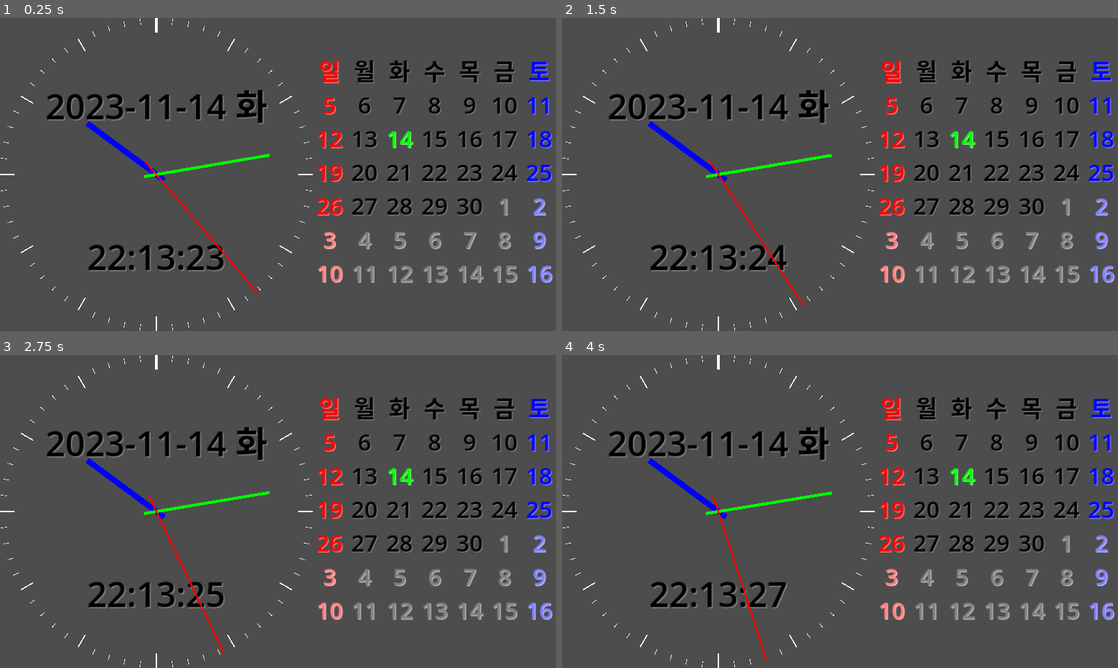
Above: before the commit, frames 1-4 (two rows, left to right).
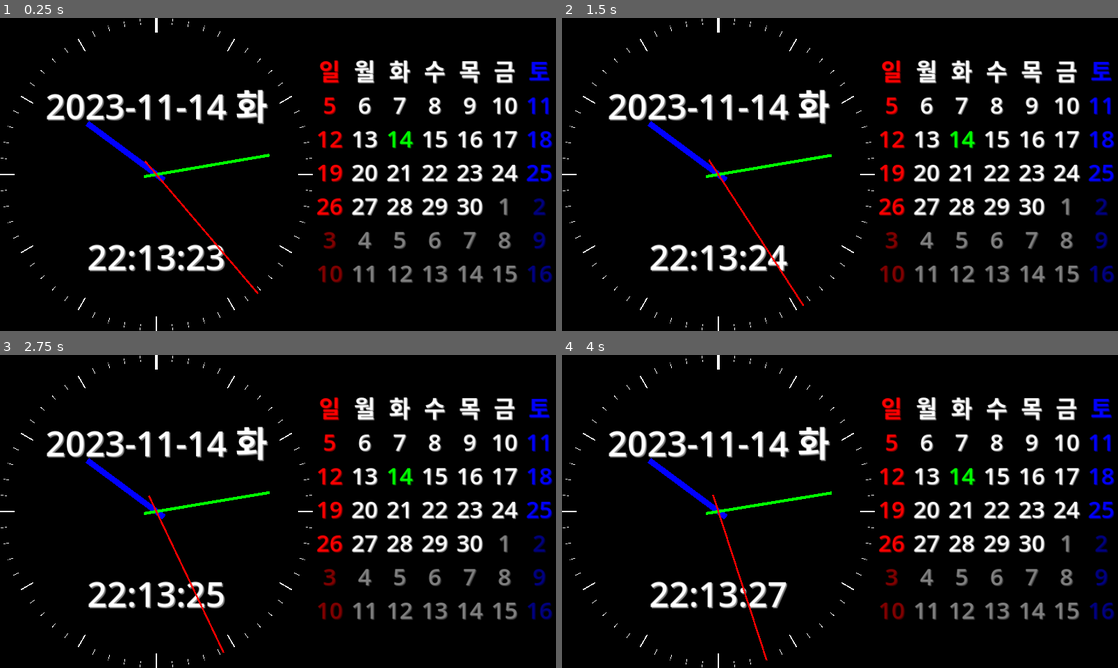
Above: after the commit, the same moments.

Repository: kasworld/gd4analogclockcal
Game: Godot game, scene res://main.tscn
The game is run twice, just before and just after one commit, with the same random seed, the same clock (stepped at 60 frames per second) and the same inputs.
Inputs:
- Up to frame 1 (0.25 s): no input
- Up to frame 2 (1.5 s): no input
- Up to frame 3 (2.75 s): no input
- Up to frame 4 (4 s): no input

The runs differ from the first frame. In frame 1, 97% of the frame differs, in the area x 0-100%, y 0-100%; in frame 2, 97%; in frame 3, 97%; in frame 4, 97%.

Commit message:
use autoload, change color

Diff:
--- a/calendar.gd
+++ b/calendar.gd
@@ -9,35 +9,18 @@
 func _process(delta: float) -> void:
 	pass
 
-const weekdaystring = ["일","월","화","수","목","금","토"]
-const weekdayColorList = [
-	Color.RED,  # sunday
-	Color.BLACK,  # monday
-	Color.BLACK,
-	Color.BLACK,
-	Color.BLACK,
-	Color.BLACK,
-	Color.BLUE,  # saturday
-]
-
-func setfontshadow(o, fontcolor,offset):
-	o.add_theme_color_override("font_color", fontcolor )
-	o.add_theme_color_override("font_shadow_color", fontcolor.lightened(0.5) )
-	o.add_theme_constant_override("shadow_offset_x",offset)
-	o.add_theme_constant_override("shadow_offset_y",offset)
-
 var calendar_labels = []
 func init_calendar_labels():
 	# prepare calendar
 	for _i in range(7): # week title + 6 week
 		var ln = []
-		for j in weekdaystring.size():
+		for j in Global.weekdaystring.size():
 			var lb = Label.new()
-			lb.text = weekdaystring[j]
+			lb.text = Global.weekdaystring[j]
 			lb.size_flags_horizontal = Control.SIZE_EXPAND_FILL
 			lb.horizontal_alignment = HorizontalAlignment.HORIZONTAL_ALIGNMENT_CENTER
 			lb.vertical_alignment = VerticalAlignment.VERTICAL_ALIGNMENT_CENTER
-			setfontshadow(lb, weekdayColorList[j], 3)
+			Global.set_font_shadow_darken(lb, Global.weekdayColorList[j], 3)
 			$GridCalendar.add_child(lb)
 			ln.append(lb)
 		calendar_labels.append(ln)
@@ -53,13 +36,13 @@
 			var dayIndexDict = Time.get_date_dict_from_unix_time(dayIndex)
 			var curLabel = calendar_labels[week+1][wd]
 			curLabel.text = "%d" % dayIndexDict["day"]
-			var co = weekdayColorList[wd]
+			var co = Global.weekdayColorList[wd]
 			if dayIndexDict["month"] != todayDict["month"]:
-				co = co.lightened(0.5)
+				co = co.darkened(0.5)
 			elif dayIndexDict["day"] == todayDict["day"]:
 				co = Color.GREEN
 			curLabel.add_theme_color_override("font_color",  co )
-			curLabel.add_theme_color_override("font_shadow_color",  co.lightened(0.5) )
+			curLabel.add_theme_color_override("font_shadow_color",  co.darkened(0.5) )
 			dayIndex += 24*60*60
 
 var oldDateUpdate = {"day":0} # datetime dict
--- a/date_label.gd
+++ b/date_label.gd
@@ -1,15 +1,8 @@
 extends Node2D
-
-const weekdaystring = ["일","월","화","수","목","금","토"]
-func setfontshadow(o, fontcolor,offset):
-	o.add_theme_color_override("font_color", fontcolor )
-	o.add_theme_color_override("font_shadow_color", fontcolor.lightened(0.5) )
-	o.add_theme_constant_override("shadow_offset_x",offset)
-	o.add_theme_constant_override("shadow_offset_y",offset)
 
 # Called when the node enters the scene tree for the first time.
 func _ready() -> void:
-	setfontshadow($LabelDate, Color.BLACK, 4)
+	Global.set_font_shadow_darken($LabelDate, Color.WHITE, 4)
 	_on_timer_timeout()
 
 # Called every frame. 'delta' is the elapsed time since the previous frame.
@@ -23,5 +16,5 @@
 		oldDateUpdate = timeNowDict
 		$LabelDate.text = "%04d-%02d-%02d %s" % [
 			timeNowDict["year"] , timeNowDict["month"] ,timeNowDict["day"],
-			weekdaystring[ timeNowDict["weekday"]]
+			Global.weekdaystring[ timeNowDict["weekday"]]
 			]
--- /dev/null
+++ b/global.gd
@@ -0,0 +1,18 @@
+extends Node
+
+const weekdaystring = ["일","월","화","수","목","금","토"]
+const weekdayColorList = [
+	Color.RED,  # sunday
+	Color.WHITE,  # monday
+	Color.WHITE,
+	Color.WHITE,
+	Color.WHITE,
+	Color.WHITE,
+	Color.BLUE,  # saturday
+]
+
+func set_font_shadow_darken(o, fontcolor :Color,offset):
+	o.add_theme_color_override("font_color", fontcolor )
+	o.add_theme_color_override("font_shadow_color", fontcolor.darkened(0.5) )
+	o.add_theme_constant_override("shadow_offset_x",offset)
+	o.add_theme_constant_override("shadow_offset_y",offset)
--- a/project.godot
+++ b/project.godot
@@ -14,7 +14,12 @@
 run/main_scene="res://main.tscn"
 config/features=PackedStringArray("4.1", "Forward Plus")
 boot_splash/image="res://analog_clock.png"
+boot_splash/fullsize=false
 config/icon="res://analog_clock.png"
+
+[autoload]
+
+Global="*res://global.gd"
 
 [display]
 
@@ -26,3 +31,4 @@
 [rendering]
 
 textures/vram_compression/import_etc2_astc=true
+environment/defaults/default_clear_color=Color(0, 0, 0, 1)
--- a/time_label.gd
+++ b/time_label.gd
@@ -1,14 +1,8 @@
 extends Node2D
-
-func setfontshadow(o, fontcolor,offset):
-	o.add_theme_color_override("font_color", fontcolor )
-	o.add_theme_color_override("font_shadow_color", fontcolor.lightened(0.5) )
-	o.add_theme_constant_override("shadow_offset_x",offset)
-	o.add_theme_constant_override("shadow_offset_y",offset)
 
 # Called when the node enters the scene tree for the first time.
 func _ready() -> void:
-	setfontshadow($LabelTime, Color.BLACK, 4)
+	Global.set_font_shadow_darken($LabelTime, Color.WHITE, 4)
 	_on_timer_timeout()
 
 # Called every frame. 'delta' is the elapsed time since the previous frame.
